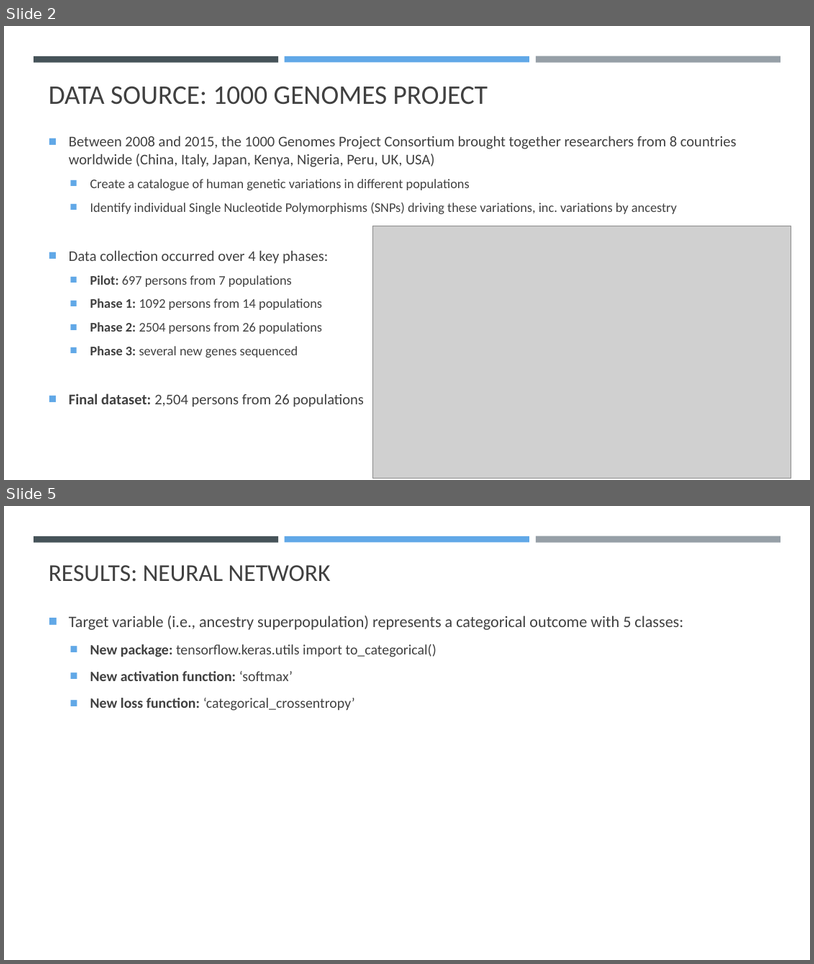
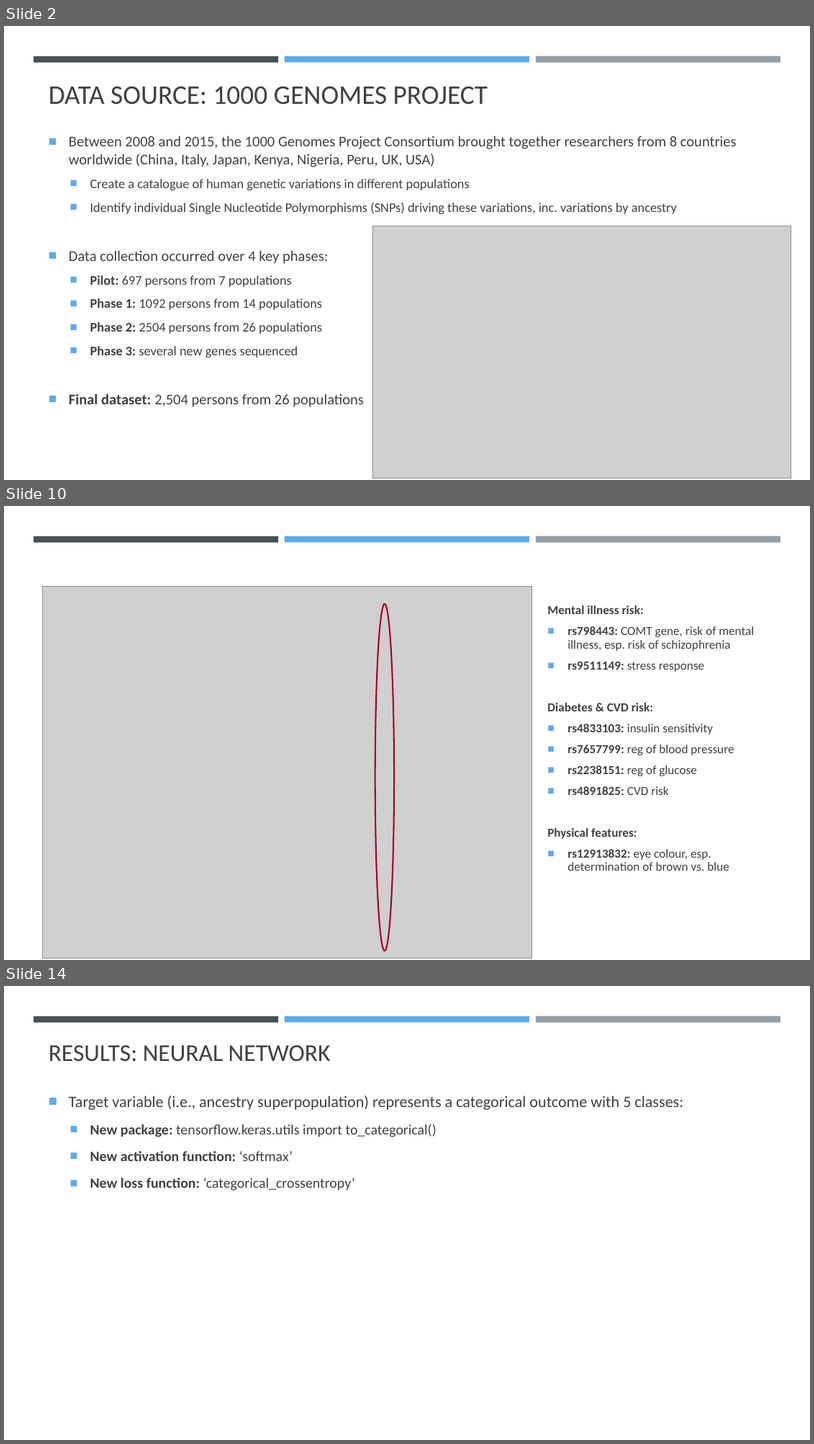
Before and after one commit to K-G-Witt/project4-team1, a slide deck: 1000genomes_Presentation.pptx. Shown one above the other, each under a label of ours: slides 2 and 5 before the commit, slides 2, 10 and 14 after it; the slides between them are not shown. The pictures are 814x964 and 814x1444 pixels, drawn with LibreOffice and Linux fonts; fonts in the diff are those of the drawing; grey boxes stand for pictures. Boxes give left, top, right and bottom in pixels: in the first picture for what was removed or moved away, otherwise in the second. Text is boxed around its words. In the diff, an @@ line names an element or a change of style, - is before the commit and + after.

```diff
--- a/1000genomes_Presentation.pptx
+++ b/1000genomes_Presentation.pptx
@@ slide 10 added at (x1=4, y1=506, x2=810, y2=960), background #FFFFFF; not listed: 3 template elements that a slide beside it also shows @@
@@ picture added at (x1=43, y1=586, x2=532, y2=957) @@
@@ ellipse added at (x1=376, y1=604, x2=394, y2=951), outline #A50021 1.75 pt @@
@@ text added at (x1=548, y1=605, x2=754, y2=870), 14.7 pt, text #404040 @@
+Mental illness risk:
+■ rs798443: COMT gene, risk of mental illness, esp. risk of schizophrenia
+■ rs9511149: stress response
+Diabetes & CVD risk:
+■ rs4833103: insulin sensitivity
+■ rs7657799: reg of blood pressure
+■ rs2238151: reg of glucose
+■ rs4891825: CVD risk
+Physical features:
+■ rs12913832: eye colour, esp. determination of brown vs. blue
@@ what was slide 5 is now slide 14 @@
```
Also in this commit, not shown: 1 slide changed, 9 other slides added, 1 slide removed.
